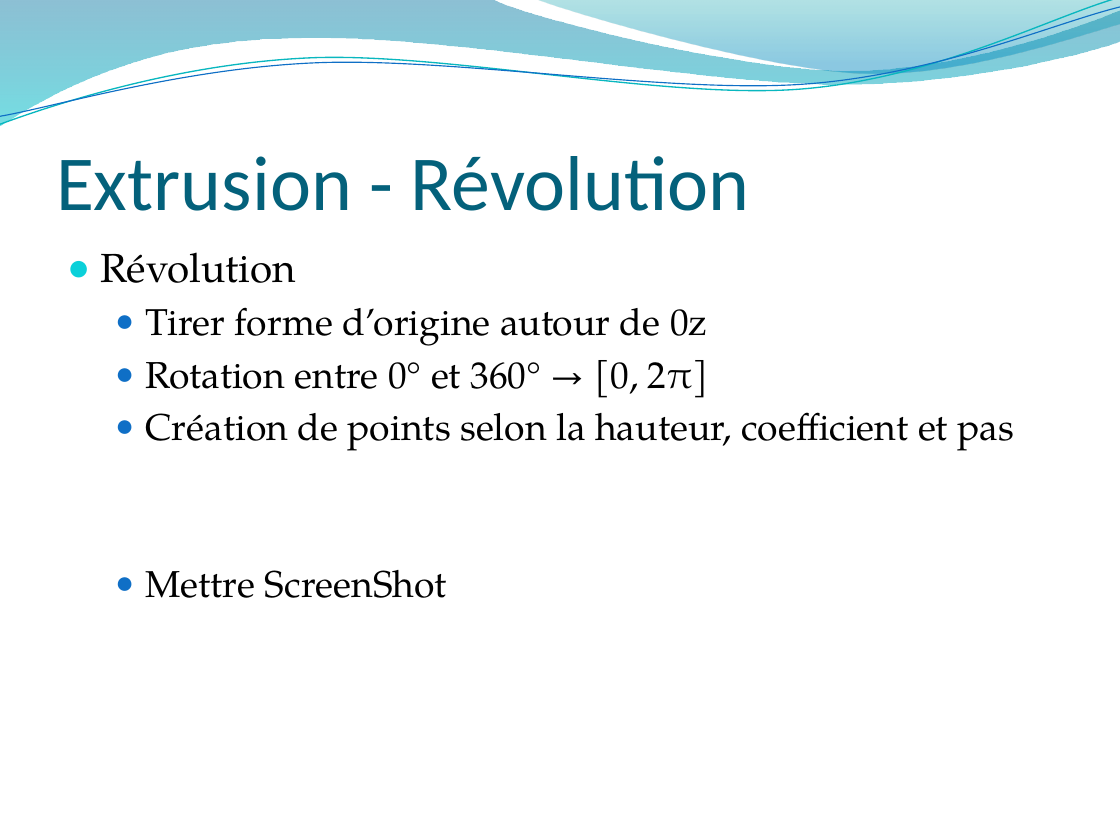
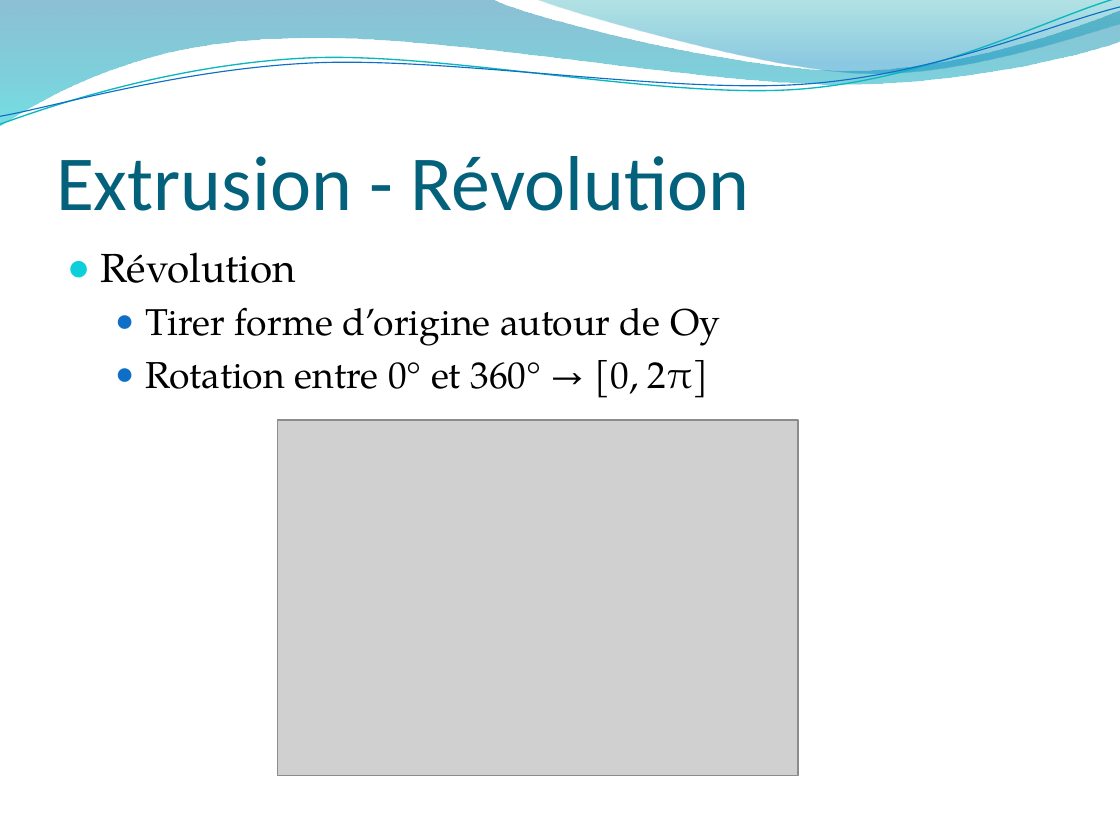
Before and after one commit to 3a-arthurkevin/Math-Modelisation-2D-3D, a slide deck: slide 7 of ProjetMathMod2D3D/PrésentationPartielMath.pptx. Drawn at 1120x840 pixels with LibreOffice and Linux fonts; fonts in the diff are those of the drawing; grey boxes stand for pictures; background and template pictures are left out. Boxes give left, top, right and bottom in pixels: in the first picture for what was removed or moved away, otherwise in the second. Text is boxed around its words. In the diff, an @@ line names an element or a change of style, - is before the commit and + after.

```diff
--- a/ProjetMathMod2D3D/PrésentationPartielMath.pptx
+++ b/ProjetMathMod2D3D/PrésentationPartielMath.pptx
@@ text at (145,307,720,346): text changed @@
-  ● Tirer forme d’origine autour de 0z
+  ● Tirer forme d’origine autour de Oy
@@ text at (145,412,1014,598): paragraphs removed @@
-  ● Création de points selon la hauteur, coefficient et pas
-  ● Mettre ScreenShot
@@ picture added at (278,420,799,776) @@
```
Also in this commit, not shown: 3 other slides changed, 1 slide removed, 5 other files.
